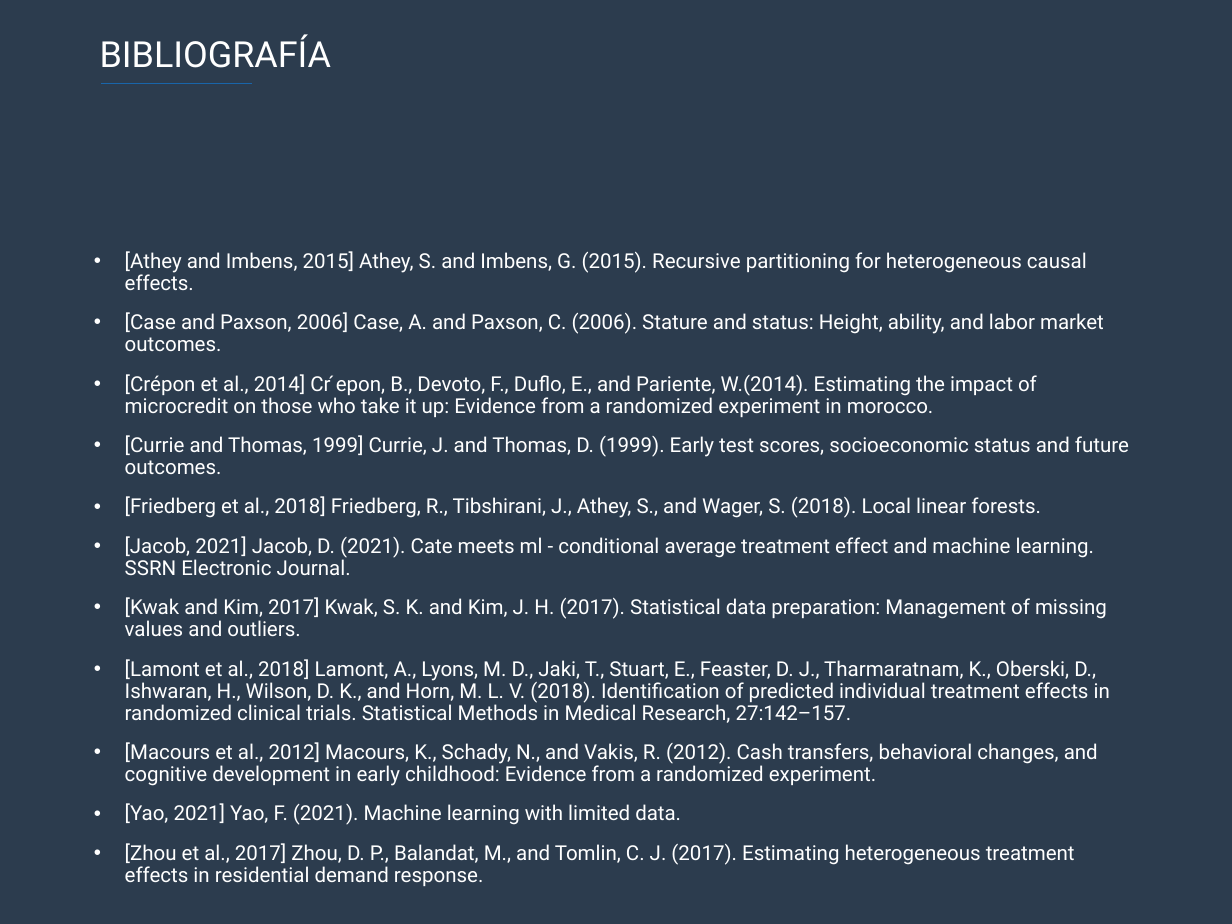
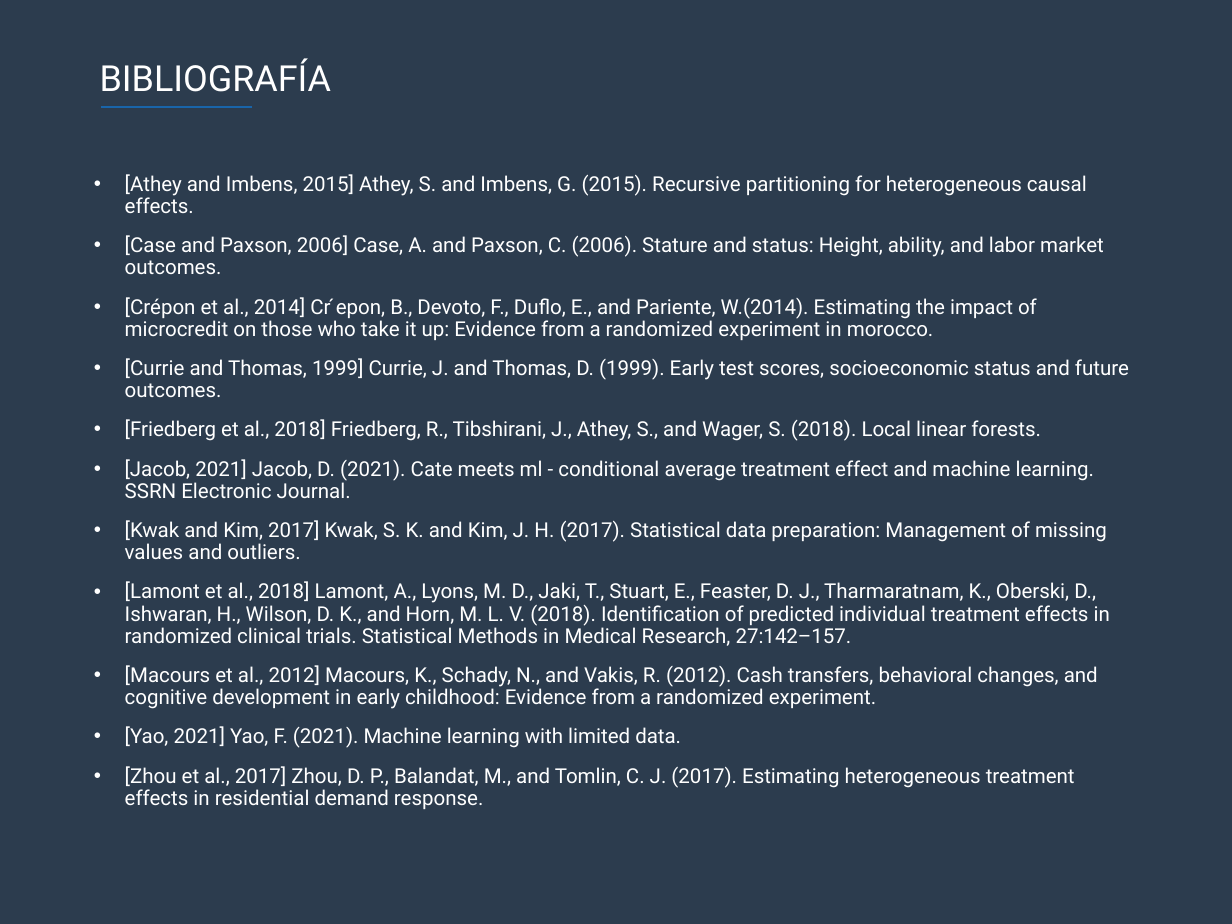
Before and after one commit to JMBorrego/CashCognitive, a slide deck: slide 16 of assets/Presentation/Presentation.pptx (slide 17 before the commit). Drawn at 1232x924 pixels with LibreOffice and Linux fonts; fonts in the diff are those of the drawing. Boxes give left, top, right and bottom in pixels: in the first picture for what was removed or moved away, otherwise in the second. Text is boxed around its words. In the diff, an @@ line names an element or a change of style, - is before the commit and + after.

```diff
--- a/assets/Presentation/Presentation.pptx
+++ b/assets/Presentation/Presentation.pptx
@@ text "BIBLIOGRAFÍA": place and size @@
-text "BIBLIOGRAFÍA" at <box>100,34,332,68</box>
+text "BIBLIOGRAFÍA" at <box>100,58,332,92</box>
@@ line moved from (101, 83) - (252, 83) to (101, 107) - (252, 107) @@
@@ text "[Athey and Imbens, 2015] Athey, ...": place and size @@
-text "[Athey and Imbens, 2015] Athey, ..." at <box>125,251,1129,825</box>
+text "[Athey and Imbens, 2015] Athey, ..." at <box>125,174,1129,748</box>
```
Also in this commit, not shown: 5 other slides changed, 2 slides added, 3 slides removed.
